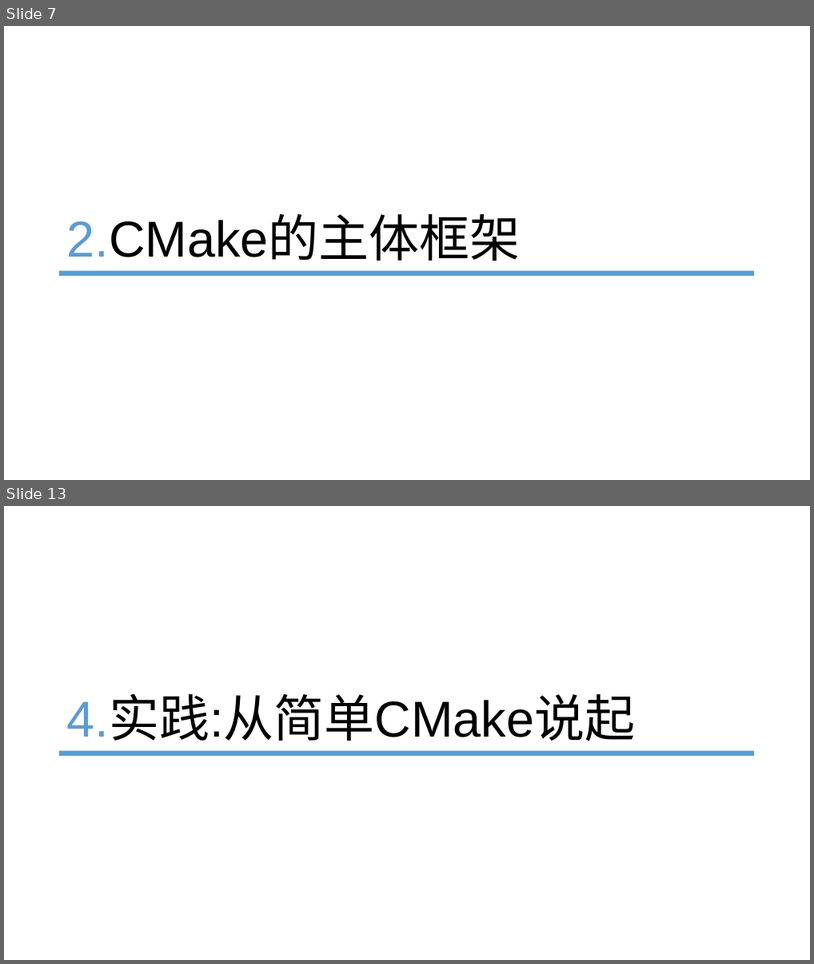
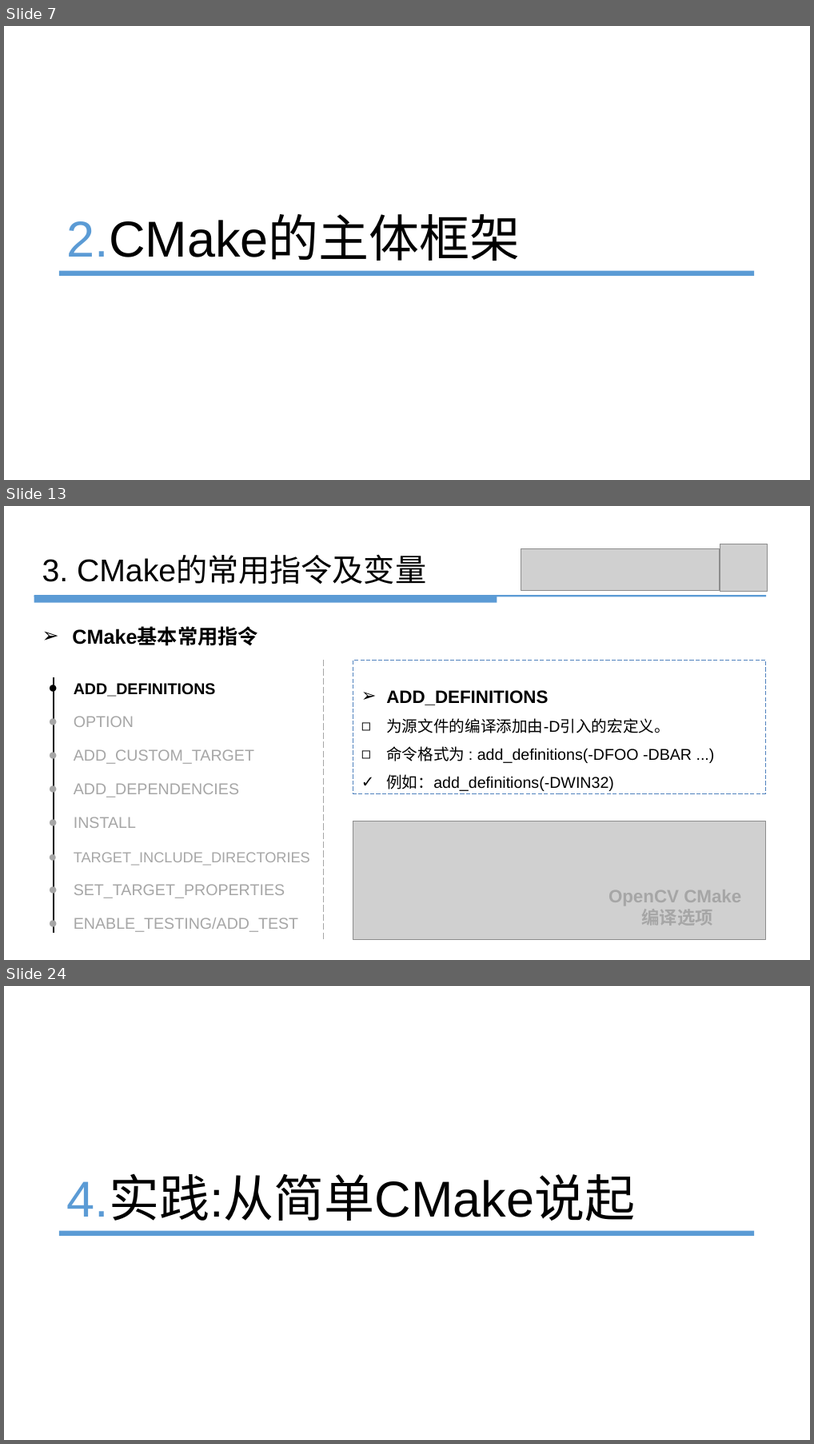
Before and after one commit to panshengli/slam_research_club, a slide deck: cmake_practice/Cmake_潘胜利20101026.pptx. Shown one above the other, each under a label of ours: slides 7 and 13 before the commit, slides 7, 13 and 24 after it; the slides between them are not shown. The pictures are 814x964 and 814x1444 pixels, drawn with LibreOffice and Linux fonts; fonts in the diff are those of the drawing; grey boxes stand for pictures. Boxes give left, top, right and bottom in pixels: in the first picture for what was removed or moved away, otherwise in the second. Text is boxed around its words. In the diff, an @@ line names an element or a change of style, - is before the commit and + after.

```diff
--- a/cmake_practice/Cmake_潘胜利20101026.pptx
+++ b/cmake_practice/Cmake_潘胜利20101026.pptx
@@ slide 13 added at (x1=4, y1=506, x2=810, y2=960), background #FFFFFF @@
@@ picture added at (x1=522, y1=548, x2=720, y2=590) @@
@@ picture added at (x1=720, y1=544, x2=768, y2=592) @@
@@ text added at (x1=42, y1=556, x2=426, y2=584), 28 pt, text #000000 @@
+3. CMake的常用指令及变量
@@ line added from (34, 596) to (767, 596), #5B9BD5 1.5 pt @@
@@ line added from (34, 599) to (498, 599), #5B9BD5 6.01 pt @@
@@ text added at (x1=72, y1=627, x2=258, y2=646), 18 pt, text #000000, bold @@
+➢ CMake基本常用指令
@@ line added from (324, 660) to (324, 939), #A6A6A6 0.75 pt dashed @@
@@ rectangle added at (x1=353, y1=660, x2=766, y2=794), outline #4F81BD 0.75 pt dashed, 14 pt, text #000000 @@
+➢ ADD_DEFINITIONS
+◻ 为源文件的编译添加由-D引入的宏定义。
+◻ 命令格式为 : add_definitions(-DFOO -DBAR ...)
+✓ 例如：add_definitions(-DWIN32)
@@ line added from (54, 677) to (54, 932), #000000 1.5 pt @@
@@ text added at (x1=74, y1=683, x2=310, y2=932), 14 pt, text #A6A6A6 @@
+● ADD_DEFINITIONS
+● OPTION
+● ADD_CUSTOM_TARGET
+● ADD_DEPENDENCIES
+● INSTALL
+● TARGET_INCLUDE_DIRECTORIES
+● SET_TARGET_PROPERTIES
+● ENABLE_TESTING/ADD_TEST
@@ picture added at (x1=353, y1=820, x2=766, y2=939) @@
@@ text added at (x1=609, y1=889, x2=742, y2=928), 16 pt, text #A6A6A6, bold @@
+OpenCV CMake
+编译选项
@@ what was slide 13 is now slide 24 @@
```
Also in this commit, not shown: 9 slides changed, 31 other slides added, 2 slides removed, 7 other files.
